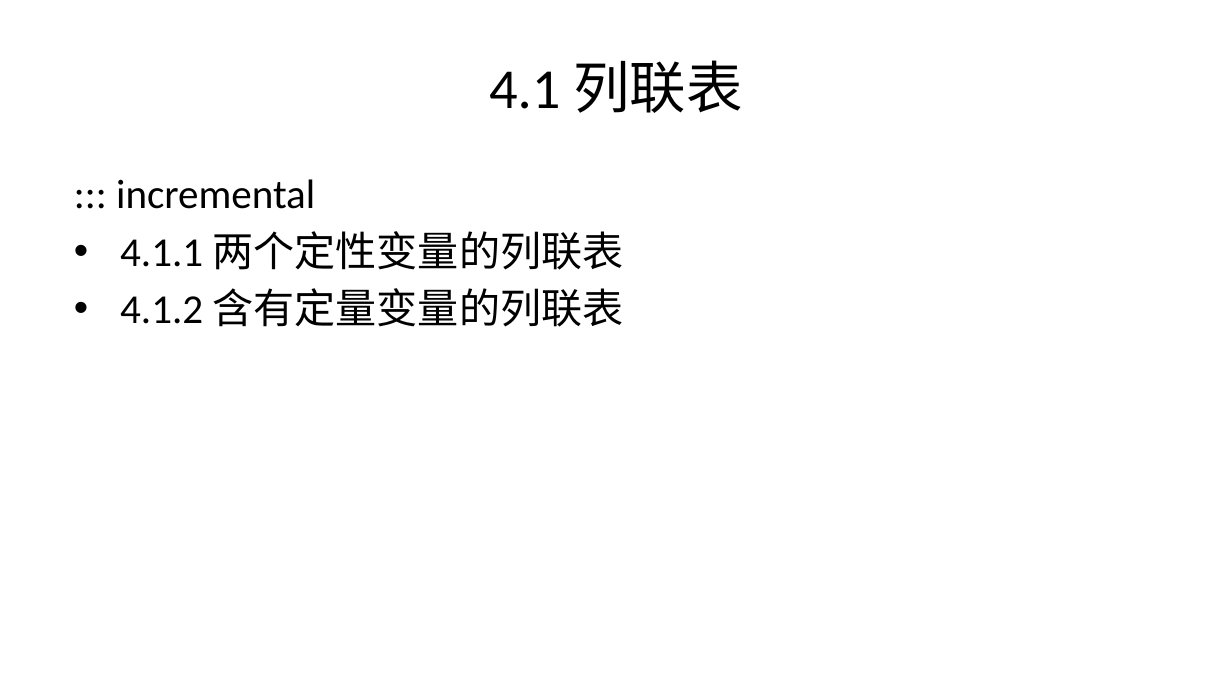
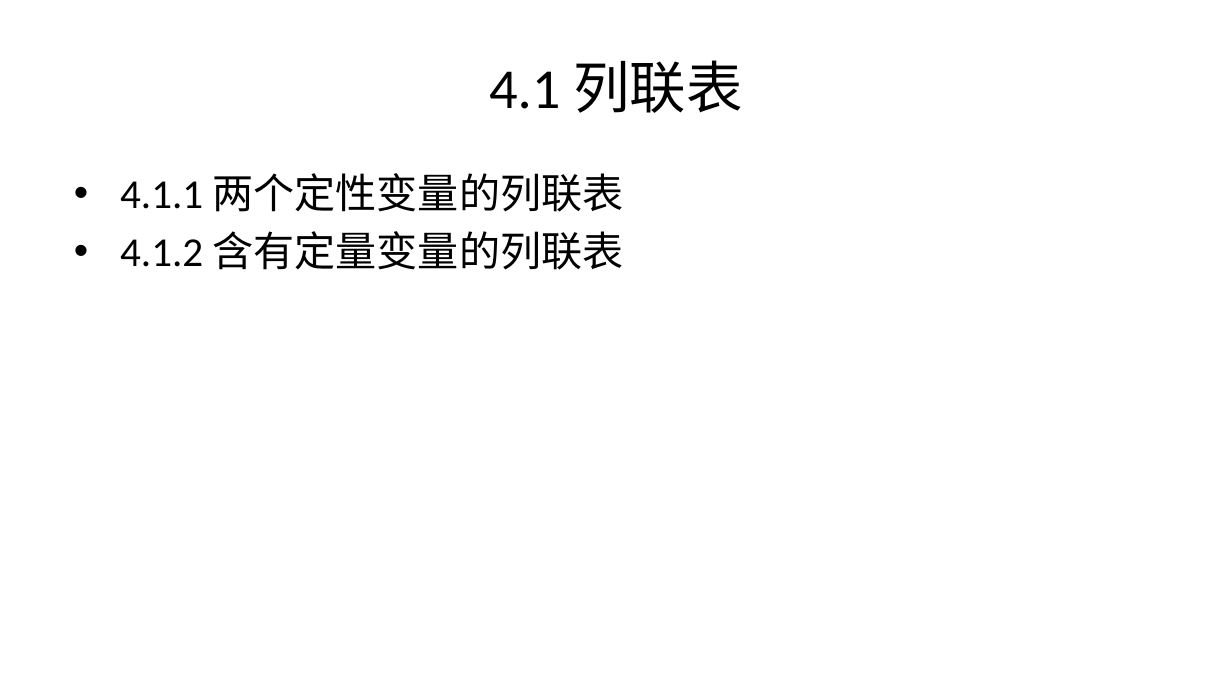
Before and after one commit to lizongzhang/excelstat, a slide deck: slide 3 of docs/chap4_slide.pptx. Drawn at 1232x693 pixels with LibreOffice and Linux fonts; fonts in the diff are those of the drawing. Boxes give left, top, right and bottom in pixels: in the first picture for what was removed or moved away, otherwise in the second. Text is boxed around its words. In the diff, an @@ line names an element or a change of style, - is before the commit and + after.

```diff
--- a/docs/chap4_slide.pptx
+++ b/docs/chap4_slide.pptx
@@ text at <box>116,179,315,209</box>: paragraph removed @@
-::: incremental
```
Also in this commit, not shown: 3 other slides changed, 39 other files.
